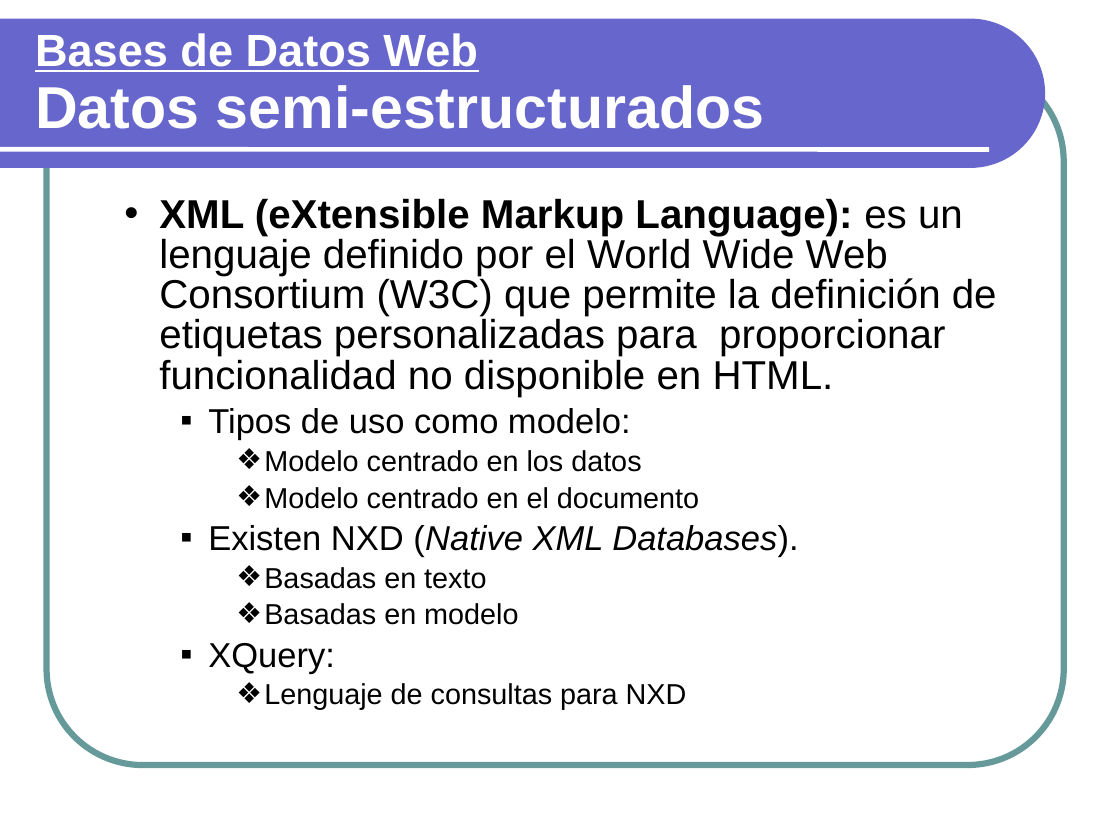
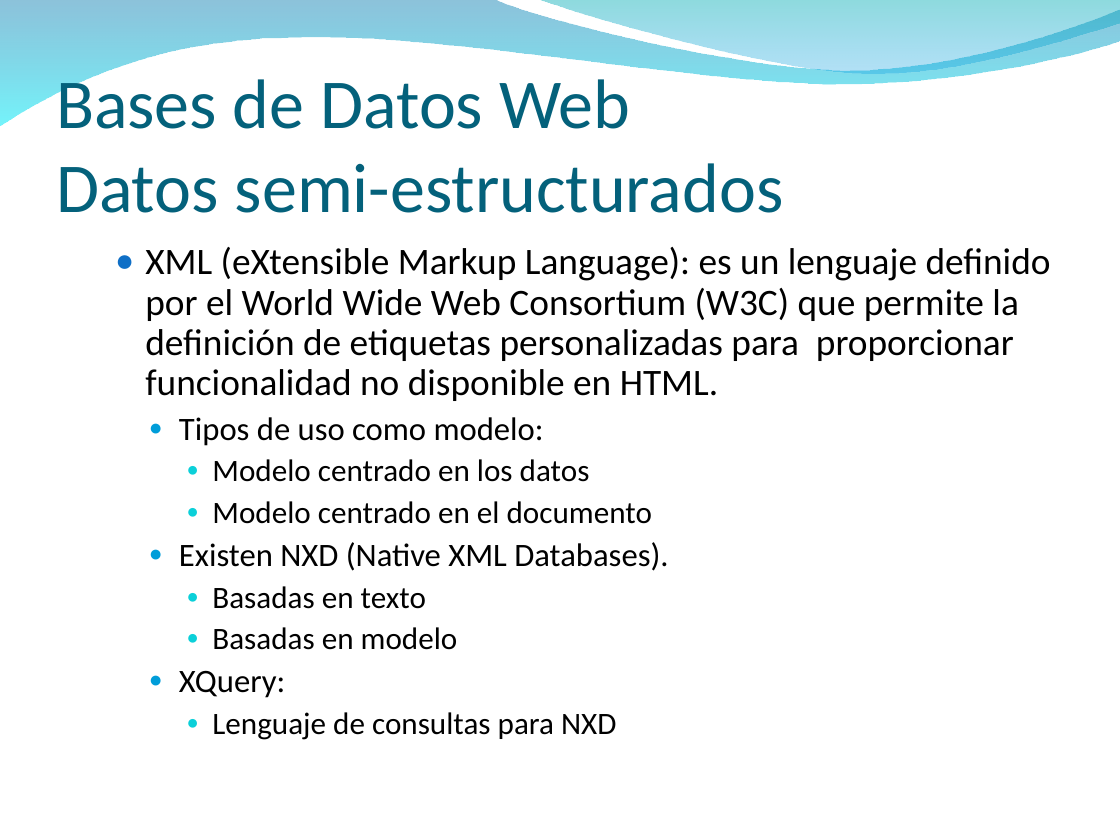
Before and after one commit to txedo/isi-mabd, a slide deck: slide 17 of Funcionalidad3/Funcionalidad3.ppt (slide 16 before the commit). Drawn at 1120x840 pixels with LibreOffice and Linux fonts; fonts in the diff are those of the drawing; background and template pictures are left out. Boxes give left, top, right and bottom in pixels: in the first picture for what was removed or moved away, otherwise in the second. Text is boxed around its words. In the diff, an @@ line names an element or a change of style, - is before the commit and + after.

```diff
--- a/Funcionalidad3/Funcionalidad3.ppt
+++ b/Funcionalidad3/Funcionalidad3.ppt
@@ freeform shape resized from (x1=0, y1=19, x2=1045, y2=168) to (x1=0, y1=0, x2=1120, y2=127) @@
@@ freeform shape at (x1=0, y1=0, x2=1120, y2=127): fill #6666CC to gradient #0079AF to #00EBF8 @@
@@ freeform shape added at (x1=536, y1=0, x2=1120, y2=77), fill gradient #00ADB6 to #009BE5 @@
@@ rounded rectangle removed at (x1=47, y1=65, x2=1064, y2=765) @@
@@ title "Bases de Datos Web Datos ..." moved from (x1=35, y1=33, x2=765, y2=129) to (x1=56, y1=70, x2=784, y2=213) @@
@@ title "Bases de Datos Web Datos ..." at (x1=56, y1=70, x2=784, y2=213): size 29 to 45 pt, underline off in "Bases de Datos Web"; size 38 to 45 pt in "Datos semi-estructurados"; font Arial to Calibri, text colour #FFFFFF to #04617B, bold off; line spacing 0.93 to 1; vertical alignment middle to bottom @@
@@ line removed from (0, 149) to (989, 149) @@
@@ text "XML (eXtensible Markup Language): es ..." moved from (x1=159, y1=198, x2=997, y2=710) to (x1=145, y1=247, x2=1051, y2=740) @@
@@ text "XML (eXtensible Markup Language): es ..." at (x1=145, y1=247, x2=1051, y2=740): size 25.9 to 24 pt in "XML (eXtensible Markup Language): es un lenguaje ..."; font Arial to Calibri; bold off in "XML (eXtensible Markup Language):"; size 22.2 to 21 pt in "Tipos de uso como modelo:", "Existen NXD (Native XML Databases).", "XQuery:"; size 18.5 to 20 pt in "Modelo centrado en los datos", "Modelo centrado en el documento", "Basadas en texto", "Basadas en modelo" and 1 more places; italic off in "(Native XML Databases)."; bullet • to ●; line spacing 0.83 to 0.9; less space between paragraphs; bullet colour #000000 to #0F6FC6; bullet ▪ to ●; bullet colour #000000 to #009DD9; bullet ❖ to ●; bullet colour #000000 to #0BD0D9 @@
```
Also in this commit, not shown: 67 other slides changed, 2 slides added, 1 slide removed.
